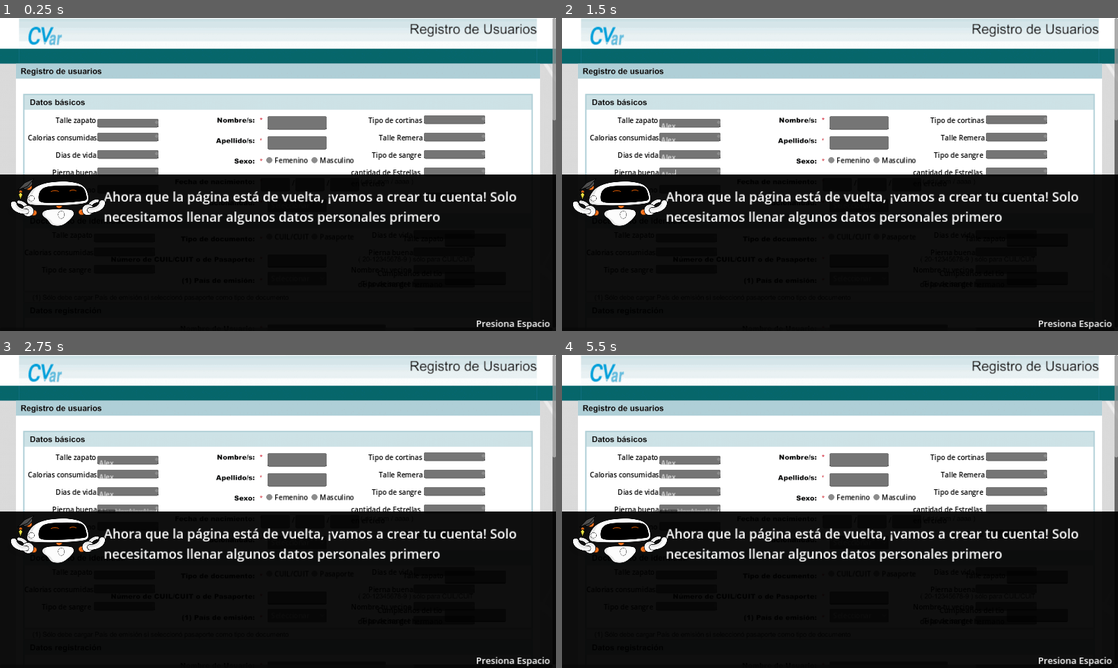
Above: before the commit, frames 1-4 (two rows, left to right).
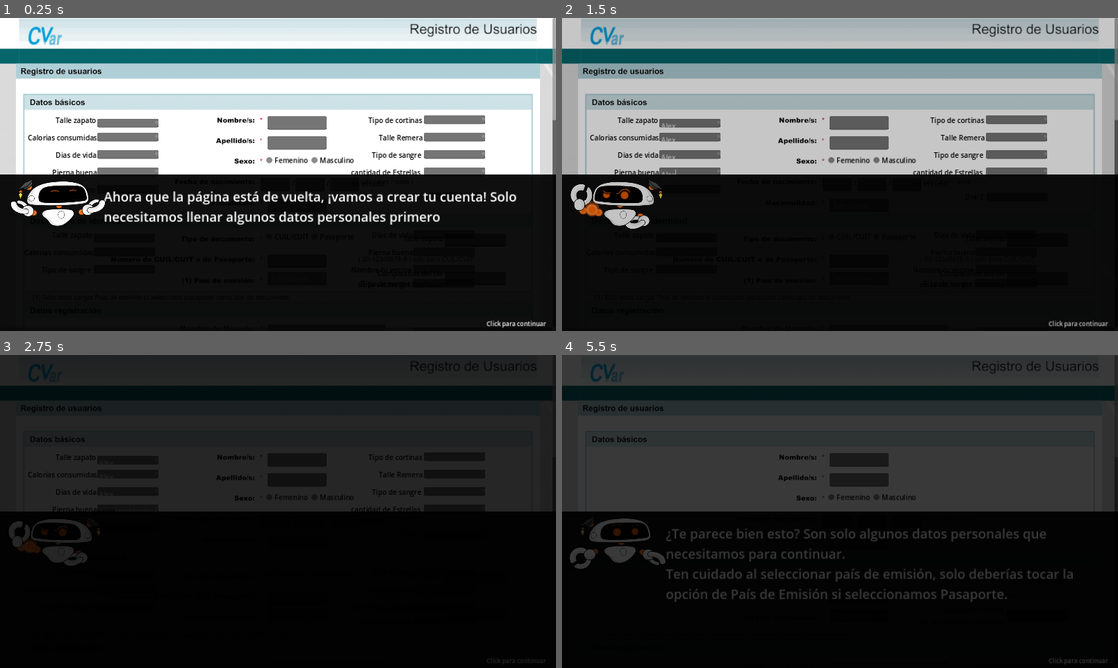
Above: after the commit, the same moments.

Repository: Piterpiojo/CVarPrototipo
Game: Godot game, scene res://Escenas/Registro.tscn
Two runs of this game, one before a commit and one after it. Both use one fixed random seed, a clock stepped at 60 frames per second and the inputs below. This scene is started directly instead of the project's main scene.
Inputs (mouse positions are in pixels of both pictures, inside the frame that each line leads up to):
- Up to frame 1 (0.25 s): no input
- Up to frame 2 (1.5 s): click (689, 124) at 0.52 s; type "Alex" at 0.6 s; click (689, 136) at 0.75 s; type "Alex" at 0.83 s; click (689, 155) at 0.98 s; type "Alex" at 1.07 s; click (689, 171) at 1.27 s; type "Alex" at 1.35 s
- Up to frame 3 (2.75 s): click (127, 527) at 1.5 s; type "Alex" at 1.58 s; click (122, 574) at 1.73 s; type "Alex" at 1.82 s; click (122, 589) at 2.02 s; type "Alex" at 2.1 s; click (444, 570) at 2.25 s; type "Alex" at 2.33 s; click (444, 589) at 2.48 s; type "Alex" at 2.57 s
- Up to frame 4 (5.5 s): click "Seleccionar" at 2.75 s; click "Seleccionar" at 3.5 s; click "CUIL/CUIT" at 4.25 s; click "Pasaporte" at 5 s

The runs differ from the first frame. In frame 1, 0.2% of the frame differs, in the area x 85-99%, y 96-100%; in frame 2, 48%; in frame 3, 53%; in frame 4, 55%, in the area x 0-100%, y 0-100%.

Commit message:
finalizo el nivel 2

Diff:
--- a/Escenas/Registro.tscn
+++ b/Escenas/Registro.tscn
@@ -667,15 +667,25 @@
 
 [connection signal="focus_exited" from="ScrollContainer/TextureRect/nombre2" to="." method="_on_nombre_2_focus_exited"]
 [connection signal="gui_input" from="ScrollContainer/TextureRect/nombre2" to="." method="_on_nombre_2_gui_input"]
+[connection signal="focus_exited" from="ScrollContainer/TextureRect/nombre" to="." method="_on_nombre_2_focus_exited"]
 [connection signal="gui_input" from="ScrollContainer/TextureRect/nombre" to="." method="_on_nombre_2_gui_input"]
+[connection signal="focus_exited" from="ScrollContainer/TextureRect/correo" to="." method="_on_nombre_2_focus_exited"]
 [connection signal="gui_input" from="ScrollContainer/TextureRect/correo" to="." method="_on_nombre_2_gui_input"]
+[connection signal="focus_exited" from="ScrollContainer/TextureRect/repetir_correo" to="." method="_on_nombre_2_focus_exited"]
 [connection signal="gui_input" from="ScrollContainer/TextureRect/repetir_correo" to="." method="_on_nombre_2_gui_input"]
+[connection signal="focus_exited" from="ScrollContainer/TextureRect/nombre5" to="." method="_on_nombre_2_focus_exited"]
 [connection signal="gui_input" from="ScrollContainer/TextureRect/nombre5" to="." method="_on_nombre_2_gui_input"]
+[connection signal="focus_exited" from="ScrollContainer/TextureRect/nombre6" to="." method="_on_nombre_2_focus_exited"]
 [connection signal="gui_input" from="ScrollContainer/TextureRect/nombre6" to="." method="_on_nombre_2_gui_input"]
+[connection signal="focus_exited" from="ScrollContainer/TextureRect/respuesta_secreta" to="." method="_on_nombre_2_focus_exited"]
 [connection signal="gui_input" from="ScrollContainer/TextureRect/respuesta_secreta" to="." method="_on_nombre_2_gui_input"]
 [connection signal="focus_entered" from="ScrollContainer/TextureRect/respuesta_secreta_nuevamente" to="." method="_on_respuesta_secreta_nuevamente_focus_entered"]
+[connection signal="focus_exited" from="ScrollContainer/TextureRect/respuesta_secreta_nuevamente" to="." method="_on_nombre_2_focus_exited"]
+[connection signal="focus_exited" from="ScrollContainer/TextureRect/nombre9" to="." method="_on_nombre_2_focus_exited"]
 [connection signal="gui_input" from="ScrollContainer/TextureRect/nombre9" to="." method="_on_nombre_2_gui_input"]
+[connection signal="focus_exited" from="ScrollContainer/TextureRect/cuil" to="." method="_on_nombre_2_focus_exited"]
 [connection signal="gui_input" from="ScrollContainer/TextureRect/cuil" to="." method="_on_nombre_2_gui_input"]
+[connection signal="focus_exited" from="ScrollContainer/TextureRect/apellido" to="." method="_on_nombre_2_focus_exited"]
 [connection signal="gui_input" from="ScrollContainer/TextureRect/apellido" to="." method="_on_nombre_2_gui_input"]
 [connection signal="pressed" from="ScrollContainer/TextureRect/pasaporte" to="." method="_on_pasaporte_pressed"]
 [connection signal="pressed" from="ScrollContainer/TextureRect/recargar" to="." method="_on_recargar_pressed"]
--- a/Escenas/cuadro_dialogo.tscn
+++ b/Escenas/cuadro_dialogo.tscn
@@ -121,8 +121,10 @@
 offset_top = -32.0
 grow_horizontal = 0
 grow_vertical = 0
-theme_override_font_sizes/font_size = 21
-text = "Presiona Espacio"
+theme_override_font_sizes/font_size = 14
+text = "Click para continuar"
+horizontal_alignment = 1
+vertical_alignment = 1
 autowrap_mode = 3
 clip_text = true
 
--- a/project.godot
+++ b/project.godot
@@ -34,6 +34,11 @@
 , Object(InputEventKey,"resource_local_to_scene":false,"resource_name":"","device":0,"window_id":0,"alt_pressed":false,"shift_pressed":false,"ctrl_pressed":false,"meta_pressed":false,"pressed":false,"keycode":4194310,"physical_keycode":0,"key_label":0,"unicode":0,"echo":false,"script":null)
 ]
 }
+click={
+"deadzone": 0.5,
+"events": [Object(InputEventMouseButton,"resource_local_to_scene":false,"resource_name":"","device":-1,"window_id":0,"alt_pressed":false,"shift_pressed":false,"ctrl_pressed":false,"meta_pressed":false,"button_mask":0,"position":Vector2(0, 0),"global_position":Vector2(0, 0),"factor":1.0,"button_index":1,"canceled":false,"pressed":false,"double_click":false,"script":null)
+]
+}
 
 [rendering]
 
--- a/scripts/Dialogo.gd
+++ b/scripts/Dialogo.gd
@@ -21,7 +21,7 @@
 
 
 func _process(_delta):
-	if(Input.is_action_just_pressed("ui_select") and habilitado):
+	if(Input.is_action_just_pressed("click") and habilitado):
 		sig_dialogo()
 
 func dialogo_actual():
--- a/scripts/Registro.gd
+++ b/scripts/Registro.gd
@@ -8,7 +8,6 @@
 
 func _ready():
 	buscar_cuadros($ScrollContainer/TextureRect)
-	conectar_todo()
 	$CuadroDialogo.dialogos=CargaArchivos.cargar("nivel2")
 	$CuadroDialogo.comenzar()
 
@@ -19,8 +18,7 @@
 func buscar_cuadros(nodo):
 	for child in nodo.get_children():
 		if child is LineEdit:
-			cuadros_texto.append(nodo)
-	print(cuadros_texto.size())
+			cuadros_texto.append(child)
 
 func _process(delta):
 	if(!ya_ejecuto):
@@ -28,7 +26,8 @@
 
 func vaciar_todo():
 	for cuadro in cuadros_texto:
-		cuadro.text = ""
+		if cuadro is LineEdit:
+			cuadro.clear()
 
 func _ejecutar_evento():
 	if $CuadroDialogo.dialogo_actual() == 3:
@@ -38,11 +37,6 @@
 
 func cambiar_dialogo():
 	$CuadroDialogo.sig_dialogo()
-
-
-
-
-
 
 
 func _on_pasaporte_pressed():
@@ -59,9 +53,9 @@
 
 func comprobar_respuesta():
 	return $ScrollContainer/TextureRect/respuesta_secreta.text == $ScrollContainer/TextureRect/respuesta_secreta_nuevamente.text && $ScrollContainer/TextureRect/respuesta_secreta.text != ""
+
 func comprobar_correo():
 	return $ScrollContainer/TextureRect/correo.text == $ScrollContainer/TextureRect/repetir_correo.text and $ScrollContainer/TextureRect/repetir_correo.text == $ScrollContainer/TextureRect/repetir_repeticion/TextEdit.text && $ScrollContainer/TextureRect/repetir_repeticion/TextEdit.text !=""
-
 
 
 func _on_enviar_pressed():
@@ -76,11 +70,6 @@
 			$CuadroDialogo.mostrar_dialogo_unico("error correo")
 	else:
 		$CuadroDialogo.mostrar_dialogo_unico("Error respuesta")
-
-
-func _on_respuesta_secreta_nuevamente_focus_exited():
-	print("salio")
-
 
 func _on_respuesta_secreta_nuevamente_focus_entered():
 	$CuadroDialogo.mostrar_dialogo_unico("Ten MUCHO, MUCHO, MUCHO cuidado con hacer dos clicks dentro de un cuadro de texto.  Va a borrar toda tu información y realmente no queremos eso, ¿No?")
@@ -104,15 +93,15 @@
 	if(anim_name == "fin"):
 		get_tree().quit()
 
-
-
-
 func _on_nombre_2_gui_input(event):
 	if(event is InputEventMouseButton):
 		if event.button_index == MOUSE_BUTTON_LEFT && event.pressed:
 			i+=1
 			print("tocado" + str(i))
-
+		if(i > 2):
+			vaciar_todo()
+			llamar_dialogo("lo lograste, vaciaste todo")
+			i = 0
 
 
 func deshabilitar_entrada():
@@ -121,11 +110,5 @@
 func habilitar_entrada():
 	$CuadroDialogo.habilitar()
 
-func conectar_todo():
-	for nodo in cuadros_texto:
-		if nodo is LineEdit:
-			nodo.focus_exited.connect(_on_nombre_2_focus_exited)
-			nodo.gui_input.connect(_on_nombre_2_gui_input)
-
 func _on_nombre_2_focus_exited():
 	i=0
